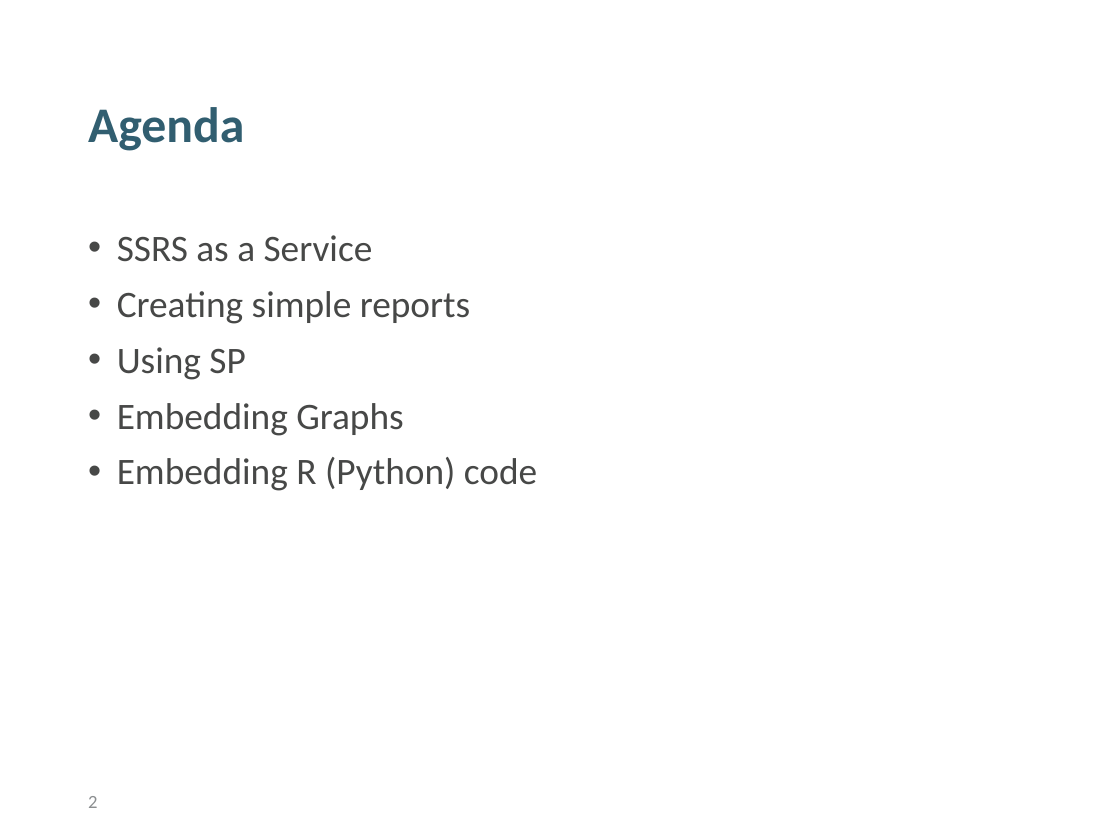
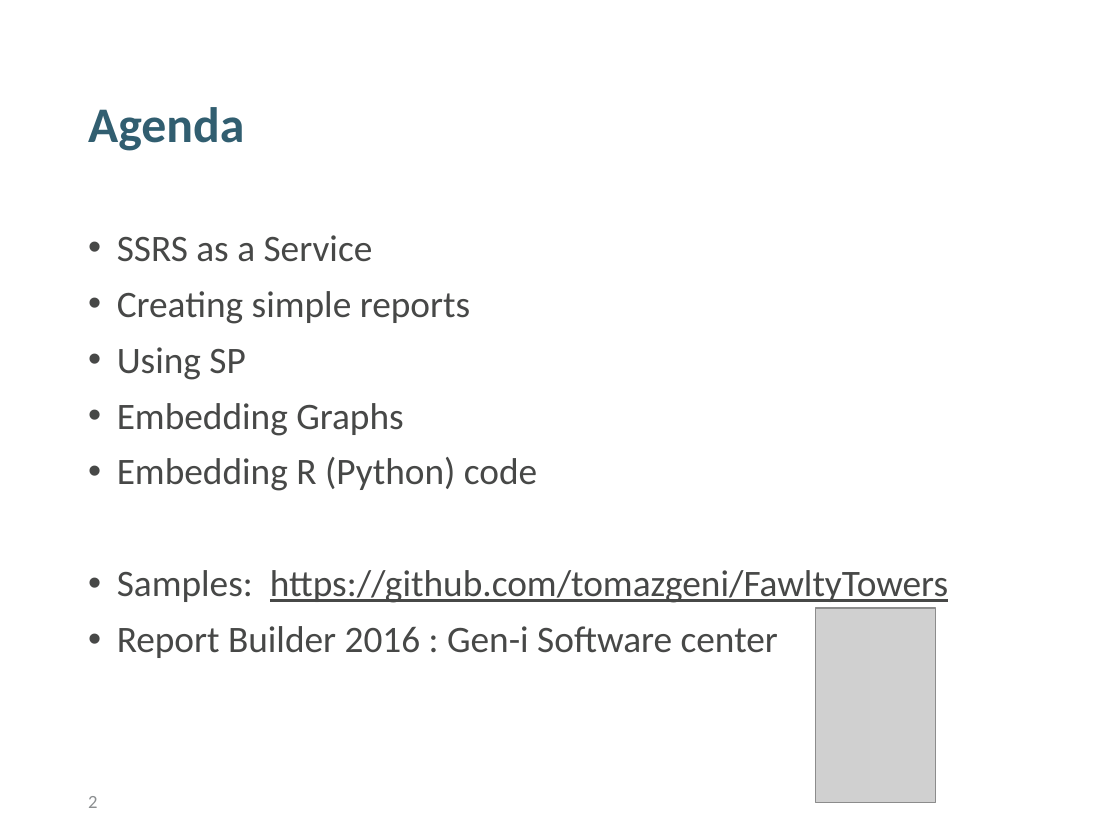
Before and after one commit to tomazgeni/FawltyTowers, a slide deck: slide 2 of ReportingServer_Delavnica.pptx. Drawn at 1120x840 pixels with LibreOffice and Linux fonts; fonts in the diff are those of the drawing; grey boxes stand for pictures; background and template pictures are left out. Boxes give left, top, right and bottom in pixels: in the first picture for what was removed or moved away, otherwise in the second. Text is boxed around its words. In the diff, an @@ line names an element or a change of style, - is before the commit and + after.

```diff
--- a/ReportingServer_Delavnica.pptx
+++ b/ReportingServer_Delavnica.pptx
@@ text at (x1=117, y1=570, x2=948, y2=658): paragraphs added @@
+• Samples: https://github.com/tomazgeni/FawltyTowers
+• Report Builder 2016 : Gen-i Software center
@@ picture added at (x1=815, y1=608, x2=935, y2=803) @@
```
Also in this commit, not shown: 4 other files.
